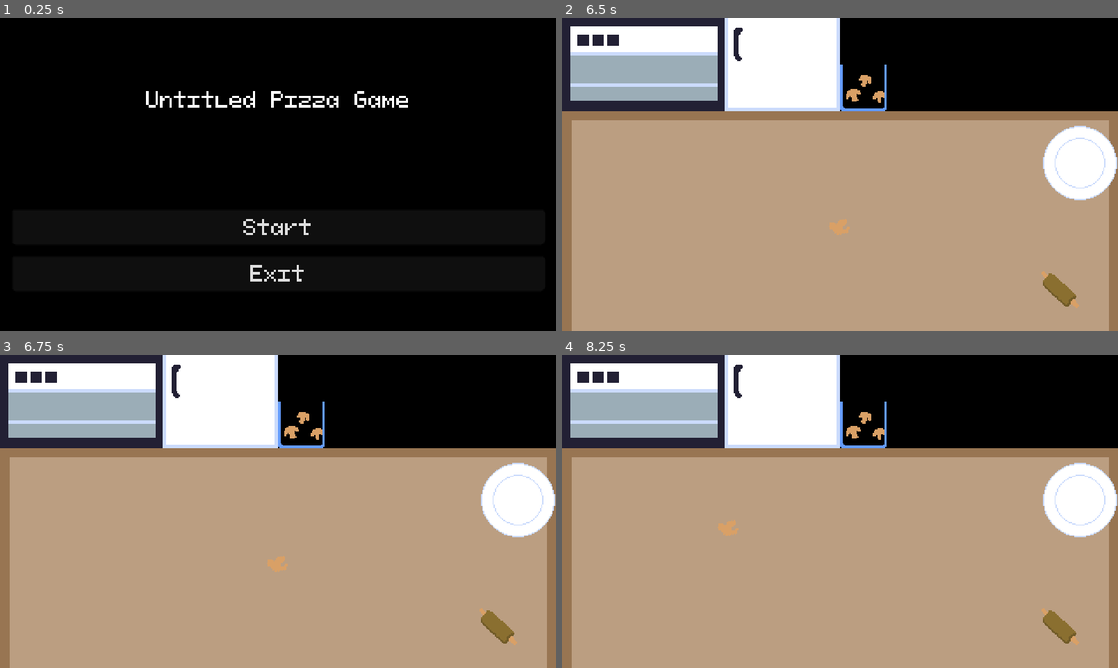
Above: before the commit, frames 1-4 (two rows, left to right).
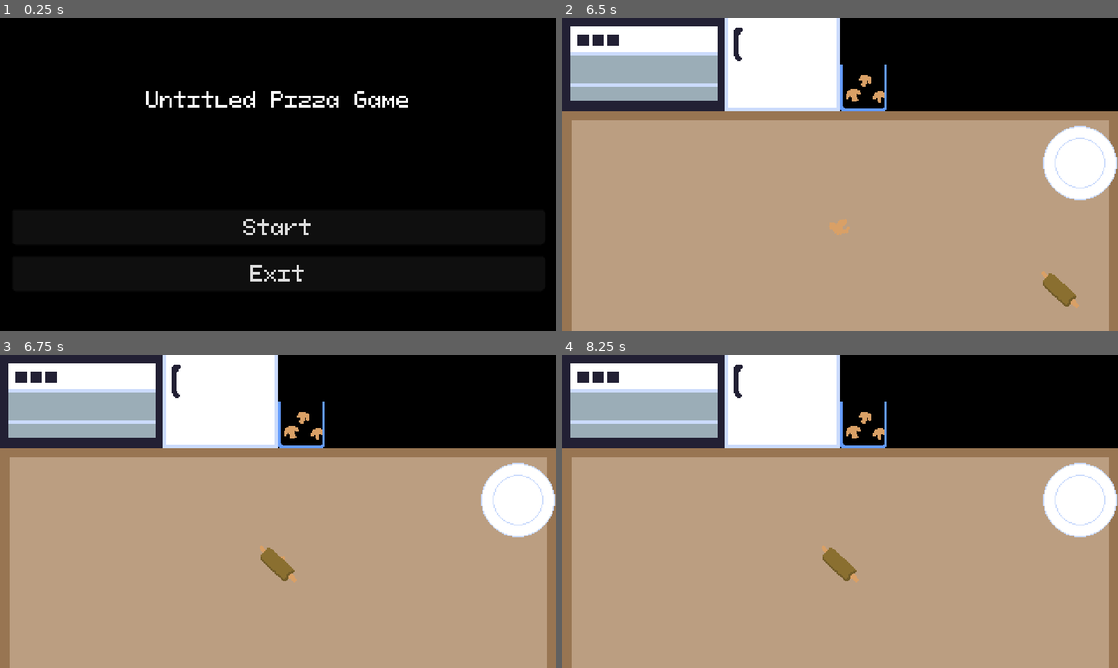
Above: after the commit, the same moments.

Repository: martindzejky/pizza-game
Game: Godot game, scene res://scenes/start.tscn
Same seed, same stepped clock (60 frames per second), same inputs: the game is played once before the commit and once after it.
Inputs (mouse positions are in pixels of both pictures, inside the frame that each line leads up to):
- Up to frame 1 (0.25 s): no input
- Up to frame 2 (6.5 s): click "Start" at 0.5 s; tap Enter at 1.25, 2.75, 4.25 s; move the mouse to (645, 64) at 1.27 s; click (645, 64) at 1.42 s; tap Space at 2, 3.5, 5 s; move the mouse to (784, 64) at 2.02 s; click (784, 64) at 2.17 s; move the mouse to (778, 89) at 2.77 s; click (778, 89) at 2.92 s; move the mouse to (862, 86) at 3.52 s; click (862, 86) at 3.67 s; move the mouse to (840, 227) at 4.27 s; click (840, 227) at 4.42 s; move the mouse to (1079, 161) at 5.02 s; click (1079, 161) at 5.17 s; move the mouse to (1062, 290) at 5.77 s; click (1062, 290) at 5.92 s
- Up to frame 3 (6.75 s): move the mouse to (278, 564) at 6.52 s; click (278, 564) at 6.67 s
- Up to frame 4 (8.25 s): click (840, 564) at 7.42 s; move the mouse to (728, 527) at 8.02 s; click (728, 527) at 8.17 s

Frames 1-2 are identical in both runs. In frame 3, 0.7% of the frame differs, in the area x 46-93%, y 60-93%; in frame 4, 0.8%, in the area x 28-93%, y 52-93%.

Commit message:
improve when input is set as handled

Diff:
--- a/objects/dough-tool/dough-tool.gd
+++ b/objects/dough-tool/dough-tool.gd
@@ -7,7 +7,7 @@
     if event is InputEventMouseButton:
         if event.button_index == MOUSE_BUTTON_LEFT:
             if not event.pressed:
-                viewport.set_input_as_handled()
 
                 if Hand.isEmpty():
                     Hand.pick(self)
+                    viewport.set_input_as_handled()
--- a/objects/dough/dough-fridge.gd
+++ b/objects/dough/dough-fridge.gd
@@ -11,8 +11,9 @@
     if event is InputEventMouseButton:
         if event.button_index == MOUSE_BUTTON_LEFT:
             if not event.pressed:
+                viewport.set_input_as_handled()
+
                 # destroy this object
-                viewport.set_input_as_handled()
                 queue_free()
 
                 # spawn a new dough that is picked
--- a/objects/dough/dough.gd
+++ b/objects/dough/dough.gd
@@ -49,16 +49,17 @@
     if event is InputEventMouseButton:
         if event.button_index == MOUSE_BUTTON_LEFT:
             if not event.pressed:
-                viewport.set_input_as_handled()
-
                 if Hand.isEmpty():
                     Hand.pick(self)
+                    viewport.set_input_as_handled()
 
                 elif Hand.isCarryingDoughTool():
                     onHitByDoughTool()
+                    viewport.set_input_as_handled()
 
                 elif Hand.isCarryingIngredient():
-                    insertIngredient()
+                    if insertIngredient():
+                        viewport.set_input_as_handled()
 
 
 func onHitByDoughTool():
@@ -87,9 +88,9 @@
     return cookProgress >= COOK_PROGRESS_OVERCOOKED
 
 
-func insertIngredient() -> void:
+func insertIngredient() -> bool:
     var ingredient = Hand.drop()
-    if not ingredient: return
+    if not ingredient: return false
 
     var previousTransform = ingredient.get_global_transform()
 
@@ -102,3 +103,5 @@
     # disable interactive areas, the ingredient is now part of the dough
     ingredient.get_node("clickArea").queue_free()
     ingredient.get_node("useArea").queue_free()
+
+    return true
--- a/objects/mushroom/mushroom.gd
+++ b/objects/mushroom/mushroom.gd
@@ -39,12 +39,14 @@
     if event is InputEventMouseButton:
         if event.button_index == MOUSE_BUTTON_LEFT:
             if not event.pressed:
-                viewport.set_input_as_handled()
 
                 if Hand.isEmpty():
                     Hand.pick(self)
+                    viewport.set_input_as_handled()
 
                 elif Hand.isCarryingDoughTool():
+                    viewport.set_input_as_handled()
+
                     # TODO: particles
                     queue_free()
 
--- a/objects/oven/oven.gd
+++ b/objects/oven/oven.gd
@@ -29,12 +29,14 @@
     if event is InputEventMouseButton:
         if event.button_index == MOUSE_BUTTON_LEFT:
             if not event.pressed:
-                viewport.set_input_as_handled()
 
                 if Hand.isCarryingDough():
-                    insertDough()
+                    if insertDough():
+                        viewport.set_input_as_handled()
 
                 elif Hand.isEmpty():
+                    viewport.set_input_as_handled()
+
                     if isOpen:
                         close()
                     else:
@@ -59,19 +61,21 @@
             node.visible = false
 
 
-func insertDough() -> void:
-    if not isOpen: return
+func insertDough() -> bool:
+    if not isOpen: return false
 
     # only one dough can be inside at a time
     for node in get_children():
         if node.is_in_group("dough"):
-            return
+            return false
 
     var dough = Hand.drop()
-    if not dough: return
+    if not dough: return false
 
     if dough.get_parent():
         dough.get_parent().remove_child(dough)
 
     add_child(dough)
     dough.set_global_transform($point.get_global_transform())
+
+    return true
--- a/objects/plate/plate.gd
+++ b/objects/plate/plate.gd
@@ -8,22 +8,22 @@
     if event is InputEventMouseButton:
         if event.button_index == MOUSE_BUTTON_LEFT:
             if not event.pressed:
-                viewport.set_input_as_handled()
 
                 if Hand.isCarryingDough():
-                    insertDough()
+                    if insertDough():
+                        viewport.set_input_as_handled()
 
 
-func insertDough() -> void:
-    if $submitAnimation.is_playing(): return
+func insertDough() -> bool:
+    if $submitAnimation.is_playing(): return false
 
     # only one dough can be on the plate
     for node in get_children():
         if node.is_in_group("dough"):
-            return
+            return false
 
     var dough = Hand.drop()
-    if not dough: return
+    if not dough: return false
 
     if dough.get_parent():
         dough.get_parent().remove_child(dough)
@@ -33,6 +33,9 @@
 
     $submitAnimation.play("submit")
 
+    return true
+
+
 func submitPizza() -> void:
     # TODO: score the pizza and make a screenshot of it
 
--- a/objects/table/table.gd
+++ b/objects/table/table.gd
@@ -7,8 +7,7 @@
     if event is InputEventMouseButton:
         if event.button_index == MOUSE_BUTTON_LEFT:
             if not event.pressed:
-                viewport.set_input_as_handled()
-                print("table")
 
                 if not Hand.isEmpty():
                     Hand.drop()
+                    viewport.set_input_as_handled()
--- a/scenes/level.tscn
+++ b/scenes/level.tscn
@@ -15,8 +15,10 @@
 z_index = -10
 
 [node name="oven" parent="top" instance=ExtResource("1_v5n6d")]
+process_priority = 1
 
 [node name="fridge" parent="top" instance=ExtResource("2_i6w8l")]
+process_priority = 1
 position = Vector2(140, 0)
 z_index = 1
 
